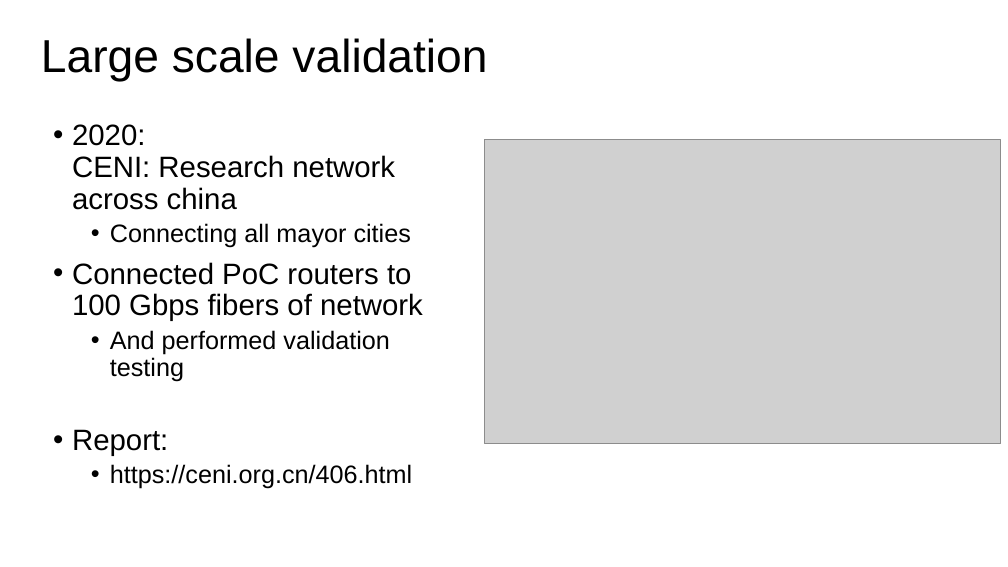
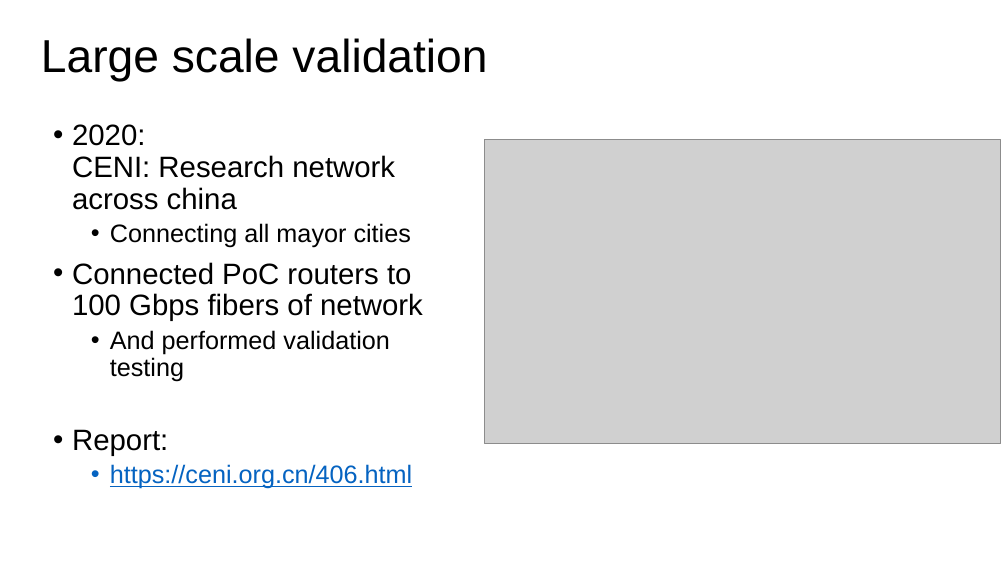
Before and after one commit to toerless/detnet, a slide deck: slide 6 of tcqf-slides.pptx (slide 5 before the commit). Drawn at 1008x567 pixels with LibreOffice and Linux fonts; fonts in the diff are those of the drawing; grey boxes stand for pictures. Boxes give left, top, right and bottom in pixels: in the first picture for what was removed or moved away, otherwise in the second. Text is boxed around its words. In the diff, an @@ line names an element or a change of style, - is before the commit and + after.

```diff
--- a/tcqf-slides.pptx
+++ b/tcqf-slides.pptx
@@ text at (110,464,412,489): text colour #000000 to #0563C1, underline on in "https://ceni.org.cn/406.html" @@
```
Also in this commit, not shown: 5 other slides changed, 22 slides added, 3 slides removed.
